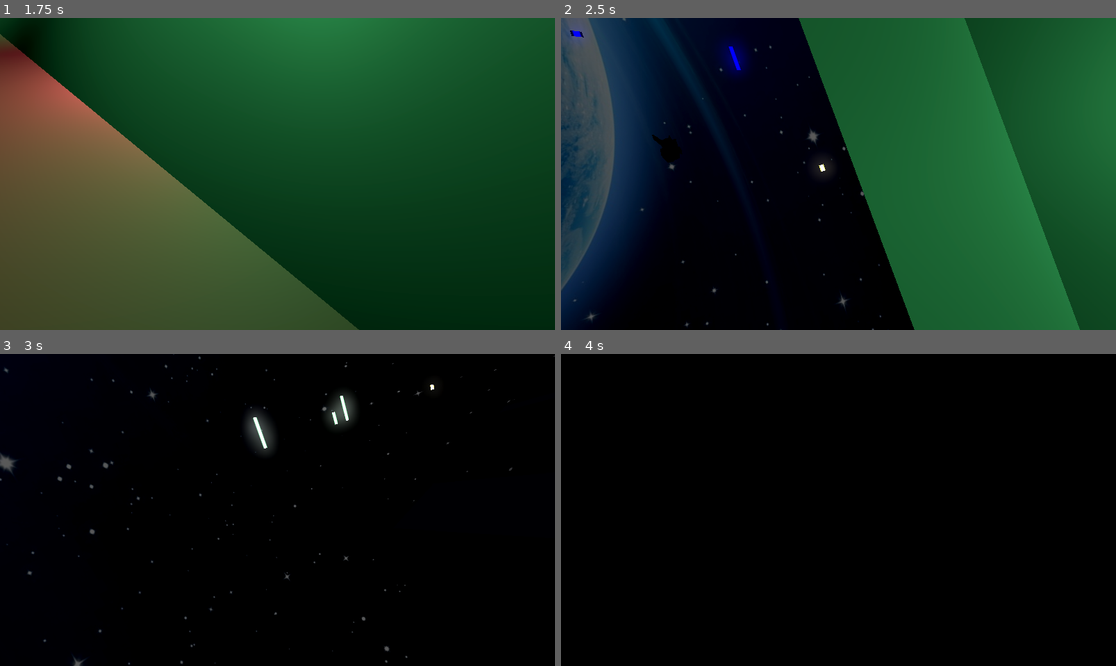
Above: before the commit, frames 1-4 (two rows, left to right).
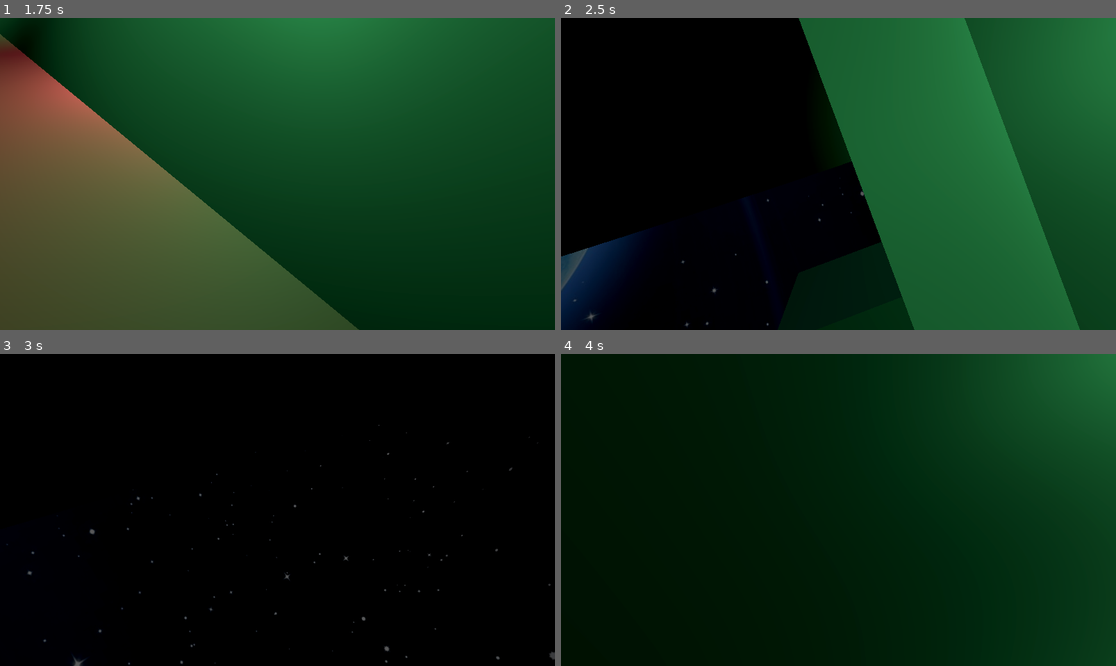
Above: after the commit, the same moments.

Repository: ilyaev/godot-tunnel-wave
Game: Godot game, scene res://world.tscn
Same seed, same stepped clock (60 frames per second), same inputs: the game is played once before the commit and once after it.
Inputs:
- Up to frame 1 (1.75 s): tap Enter (ui_accept) at 0.5, 0.77, 1.52 s; hold Right (ui_right) 0.53-1.28 s; hold Down (ui_down) from 1.28 s (still down)
- Up to frame 2 (2.5 s): release Down (ui_down) at 2.03 s; hold Right (ui_right) from 2.03 s (still down)
- Up to frame 3 (3 s): release Right (ui_right) at 2.78 s; hold Up (ui_up) from 2.78 s (still down)
- Up to frame 4 (4 s): tap Enter (ui_accept) at 3.02, 3.77 s; release Up (ui_up) at 3.53 s; hold Left (ui_left) from 3.53 s (still down)

Frame 1 is identical in both runs. In frame 2, 22% of the frame differs, in the area x 0-64%, y 0-100%; in frame 3, 1.4%; in frame 4, 67%, in the area x 18-100%, y 0-100%.

Commit message:
feat: some more fxs

Diff:
--- a/player/ship.gd
+++ b/player/ship.gd
@@ -5,7 +5,7 @@
 
 var a = 5.
 var velocity = 0.
-var max_velocity = 12.
+var max_velocity = 10.
 var radius = 4.5
 var posVelocity = Vector2(0.,0.)
 var posAcceleration = Vector2(0., 0.)
--- a/tunnel/startube.gdshader
+++ b/tunnel/startube.gdshader
@@ -1,30 +1,43 @@
 shader_type spatial;
+
+instance uniform float ship_speed;
 
 float n21(vec2 n) {
     return fract(sin(dot(n, vec2(12.9898 + floor(1.), 4.1414))) * 43758.5453);
 }
 
-
-float field(vec2 uvo, float index) {
+float get_shape(vec2 uvo, float index, float frame) {
 	vec2 uv = fract(uvo);
 	vec2 id = floor(uvo);
 	vec3 col = vec3(0.);
 
 	uv.x += sin(index);
 
-	float n = n21(vec2(id.y+index*3.2, id.x-index*43.));
+	float n = n21(vec2(id.y+index*3.2, id.x-index*43.2));
+	// return step(0.5, abs(uv.y - n)) * pow(.05/abs(uv.x - .5 - (fract(n*34.22)*.3)*2. - .3), 3.5);
+	if (n21(vec2(frame, 4334.22)) > .3) {
+		return step(0.5, abs(uv.y - n)) * pow(.05/abs(uv.x - .5 - (fract(n*34.22)*.3)*2. - .3), 3.5);
+	} else {
+		return step(0.5, abs(uv.y - n)) * pow(.05/abs(uv.y - .5 - (fract(n*34.22)*.3)*2. - .3), 3.5);
+	}
+}
 
-	return step(0.5, abs(uv.y - n)) * pow(.05/abs(uv.x - .5 - (fract(n*34.22)*.3)*2. - .3), 3.5);
+
+float field(vec2 uvo, float index) {
+	float current = get_shape(uvo, index, floor(TIME));
+	float next = get_shape(uvo, index, floor(TIME)+1.);
+	return mix(current, next, fract(TIME));
 }
 
 void fragment() {
 	vec3 col = vec3(0.);
 
 	float stars = 0.;
+	float t = TIME * (ship_speed/25.);
 
-	for(int i = 0 ; i < 3 ; i++) {
-		stars = max(stars, field(UV * vec2(20., float(i+1)*10.) - vec2(0., TIME*pow(float(4 - i+1), 1.2)), float(i)));
+	for(int i = 0 ; i < 10 ; i++) {
+		stars = max(stars, field(UV * vec2(20., float(i+1)*10.) - vec2(0., t*pow(float(4 - i+1), 1.2)), float(i)));
 	}
 	ALBEDO = stars * vec3(0.9, .3, .1);
-	ALPHA = step(12.2, (ALBEDO.r + ALBEDO.g + ALBEDO.b) / 3.);
+	ALPHA = step(12.2, ALBEDO.r);
 }
--- a/world.gd
+++ b/world.gd
@@ -10,3 +10,4 @@
 
 func _process(delta):
 	tunnel.translate(Vector3(0, 0, delta * ship.velocity))
+	tunnel.startube.set_instance_shader_parameter("ship_speed", max(0.3, ship.velocity))
